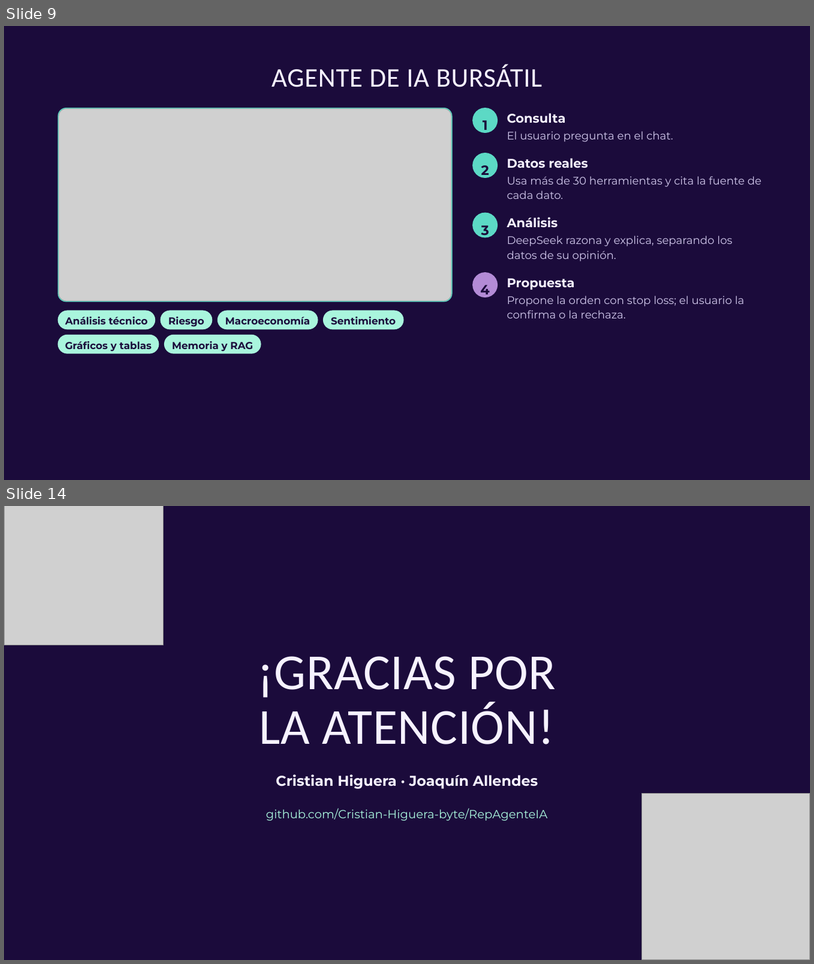
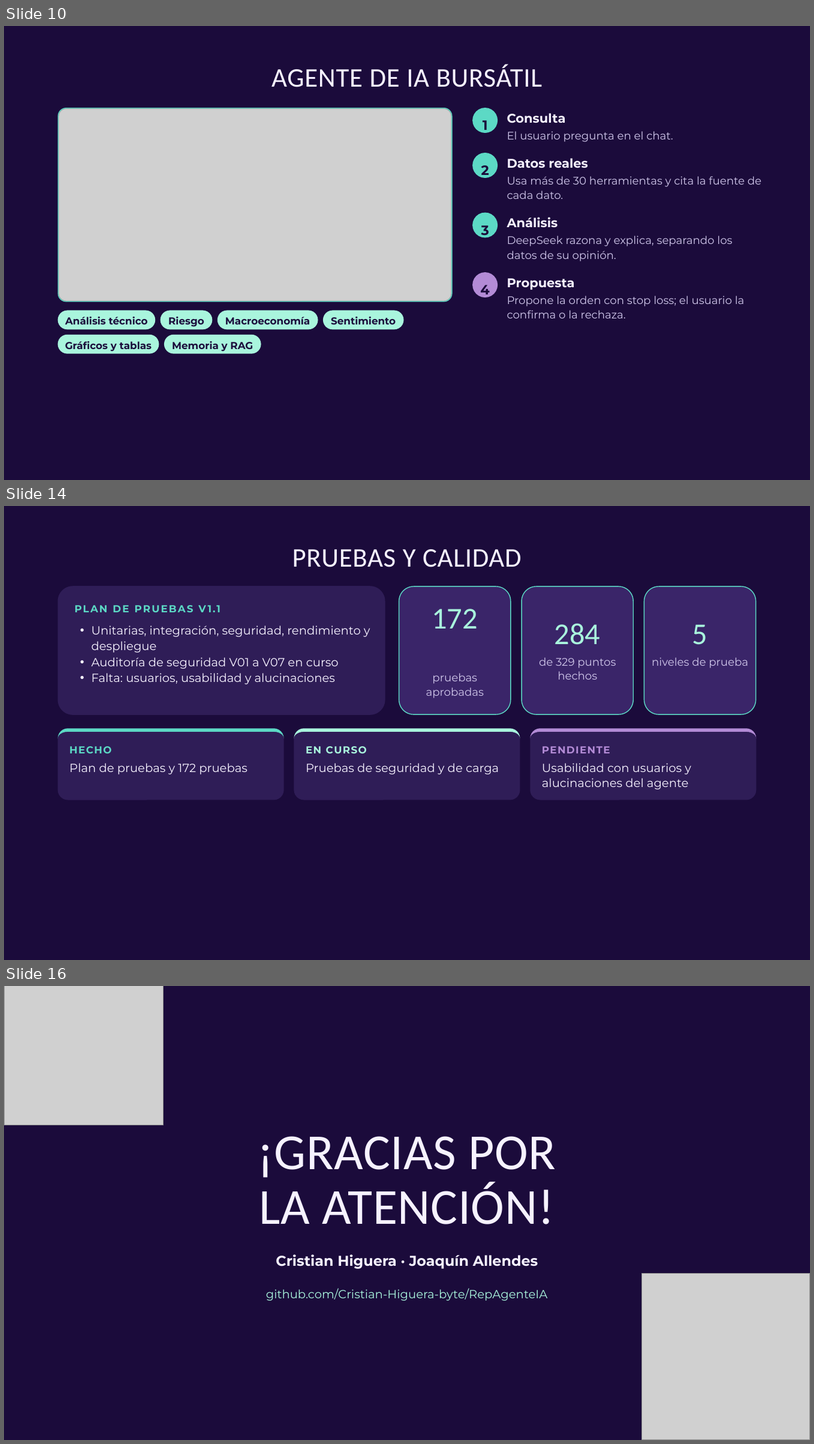
Before and after one commit to Cristian-Higuera-byte/RepAgenteIA, a slide deck: FASE 2/Grupales/Avance 2 Agente IA Bursátil.pptx. Shown one above the other, each under a label of ours: slides 9 and 14 before the commit, slides 10, 14 and 16 after it; the slides between them are not shown. The pictures are 814x964 and 814x1444 pixels, drawn with LibreOffice and Linux fonts; fonts in the diff are those of the drawing; grey boxes stand for pictures; background and template pictures are left out. Boxes give left, top, right and bottom in pixels: in the first picture for what was removed or moved away, otherwise in the second. Text is boxed around its words. In the diff, an @@ line names an element or a change of style, - is before the commit and + after.

```diff
--- a/FASE 2/Grupales/Avance 2 Agente IA Bursátil.pptx
+++ b/FASE 2/Grupales/Avance 2 Agente IA Bursátil.pptx
@@ slide 14 added at <box>4,506,810,960</box>, background #1B0B3B @@
@@ title added at <box>293,549,521,567</box>, 32 pt, text #F6F2FF @@
+PRUEBAS Y CALIDAD
@@ rounded rectangle added at <box>58,586,386,715</box>, fill #2F1D57 @@
@@ rounded rectangle added at <box>399,586,511,715</box>, fill #3A2569, outline #5CD9C5 1 pt @@
@@ rounded rectangle added at <box>522,586,634,715</box>, fill #3A2569, outline #5CD9C5 1 pt @@
@@ rounded rectangle added at <box>645,586,756,715</box>, fill #3A2569, outline #5CD9C5 1 pt @@
@@ text added at <box>75,605,221,612</box>, 12 pt, text #5CD9C5, bold @@
+PLAN DE PRUEBAS V1.1
@@ text added at <box>432,609,478,628</box>, 36 pt, text #A9F5DD @@
+172
@@ text added at <box>92,625,371,684</box>, 14 pt, text #F6F2FF @@
+• Unitarias, integración, seguridad, rendimiento y despliegue
+• Auditoría de seguridad V01 a V07 en curso
+• Falta: usuarios, usabilidad y alucinaciones
@@ text added at <box>555,623,601,645</box>, 36 pt, text #A9F5DD @@
+284
@@ text added at <box>693,624,708,645</box>, 36 pt, text #A9F5DD @@
+5
@@ text added at <box>539,657,616,679</box>, 13 pt, text #CFC6EA @@
+de 329 puntos hechos
@@ text added at <box>652,657,749,668</box>, 13 pt, text #CFC6EA @@
+niveles de prueba
@@ text added at <box>426,673,484,698</box>, 13 pt, text #CFC6EA @@
+pruebas aprobadas
@@ rounded rectangle added at <box>58,728,284,799</box>, fill #2F1D57 @@
@@ freeform shape added at <box>58,728,284,799</box>, fill #5CD9C5 @@
@@ rounded rectangle added at <box>294,728,521,799</box>, fill #2F1D57 @@
@@ freeform shape added at <box>294,728,521,799</box>, fill #A9F5DD @@
@@ rounded rectangle added at <box>530,728,756,799</box>, fill #2F1D57 @@
@@ freeform shape added at <box>530,728,756,799</box>, fill #B38BD6 @@
@@ text added at <box>69,746,111,753</box>, 12 pt, text #5CD9C5, bold @@
+HECHO
@@ text added at <box>306,746,367,753</box>, 12 pt, text #A9F5DD, bold @@
+EN CURSO
@@ text added at <box>542,746,611,753</box>, 12 pt, text #B38BD6, bold @@
+PENDIENTE
@@ text added at <box>69,763,248,774</box>, 14 pt, text #F6F2FF @@
+Plan de pruebas y 172 pruebas
@@ text added at <box>306,763,499,774</box>, 14 pt, text #F6F2FF @@
+Pruebas de seguridad y de carga
@@ text added at <box>542,763,692,789</box>, 14 pt, text #F6F2FF @@
+Usabilidad con usuarios y alucinaciones del agente
@@ what was slide 9 is now slide 10 @@
@@ what was slide 14 is now slide 16 @@
```
Also in this commit, not shown: 6 slides changed, 1 other slide added.
